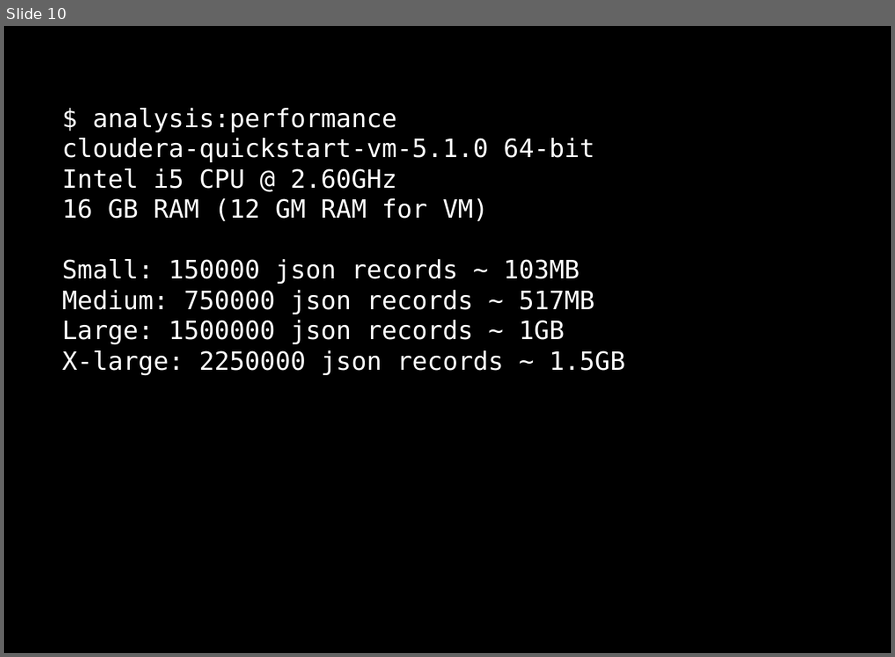
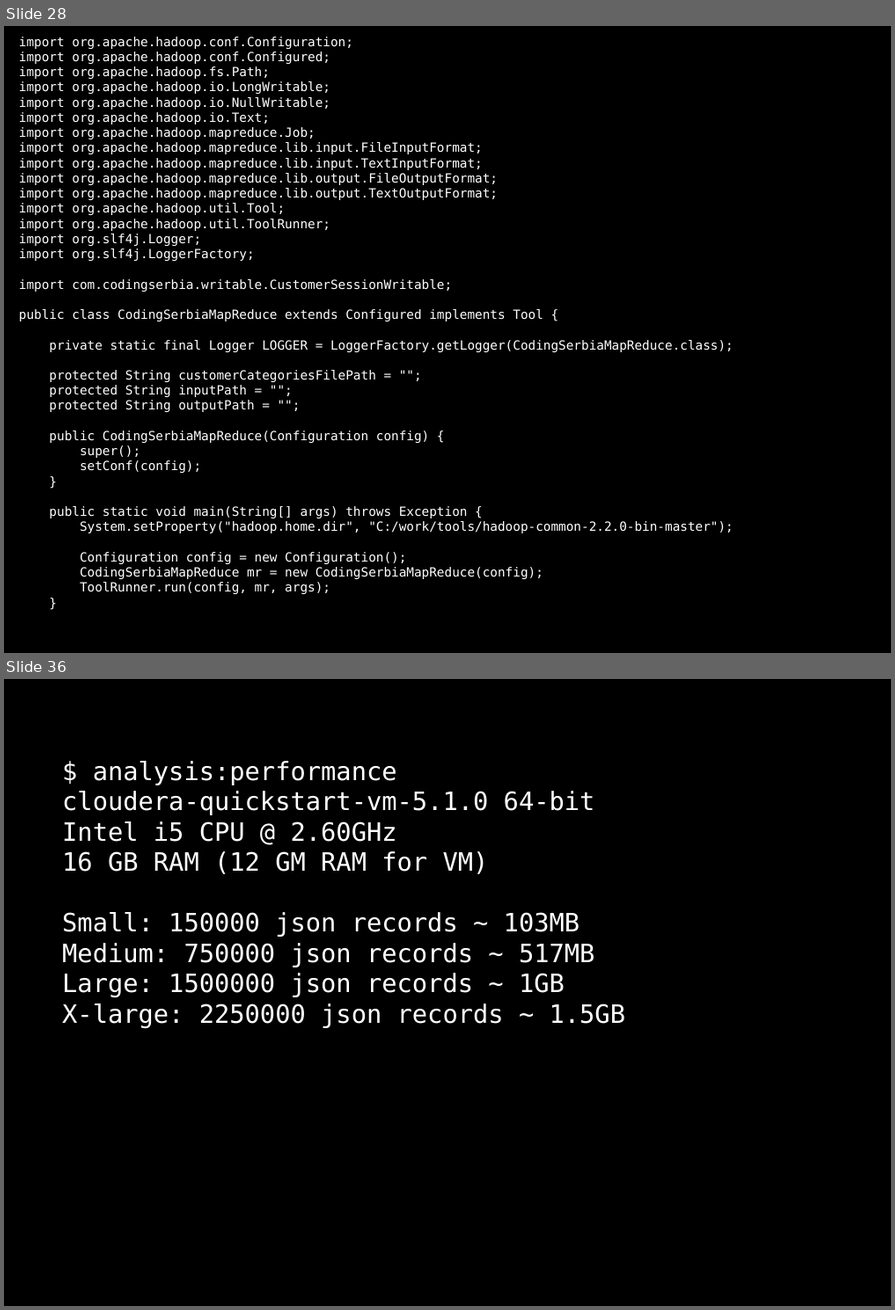
Before and after one commit to dzamurovic/coding-serbia-2014, a slide deck: coding-serbia.pptx. Shown one above the other, each under a label of ours: slide 10 before the commit, slides 28 and 36 after it; the slides between them are not shown. The pictures are 895x657 and 895x1310 pixels, drawn with LibreOffice and Linux fonts; fonts in the diff are those of the drawing. Boxes give left, top, right and bottom in pixels: in the first picture for what was removed or moved away, otherwise in the second. Text is boxed around its words. In the diff, an @@ line names an element or a change of style, - is before the commit and + after.

```diff
--- a/coding-serbia.pptx
+++ b/coding-serbia.pptx
@@ slide 28 added at [4,26,891,653], background #000000 @@
@@ rectangle added at [4,26,891,624], fill #000000, outline #000000 2 pt, 12 pt, text #FFFFFF @@
+package com.codingserbia;
+import org.apache.hadoop.conf.Configuration;
+import org.apache.hadoop.conf.Configured;
+import org.apache.hadoop.fs.Path;
+import org.apache.hadoop.io.LongWritable;
+import org.apache.hadoop.io.NullWritable;
+import org.apache.hadoop.io.Text;
+import org.apache.hadoop.mapreduce.Job;
+import org.apache.hadoop.mapreduce.lib.input.FileInputFormat;
+import org.apache.hadoop.mapreduce.lib.input.TextInputFormat;
+import org.apache.hadoop.mapreduce.lib.output.FileOutputFormat;
+import org.apache.hadoop.mapreduce.lib.output.TextOutputFormat;
+import org.apache.hadoop.util.Tool;
+import org.apache.hadoop.util.ToolRunner;
+import org.slf4j.Logger;
+import org.slf4j.LoggerFactory;
+import com.codingserbia.writable.CustomerSessionWritable;
+public class CodingSerbiaMapReduce extends Configured implements Tool {
+private static final Logger LOGGER = LoggerFactory.getLogger(CodingSerbiaMapReduce.class);
+protected String customerCategoriesFilePath = "";
+protected String inputPath = "";
+protected String outputPath = "";
+public CodingSerbiaMapReduce(Configuration config) {
+super();
+setConf(config);
+}
+public static void main(String[] args) throws Exception {
+System.setProperty("hadoop.home.dir", "C:/work/tools/hadoop-common-2.2.0-bin-master");
+Configuration config = new Configuration();
+CodingSerbiaMapReduce mr = new CodingSerbiaMapReduce(config);
+ToolRunner.run(config, mr, args);
+}
@@ what was slide 10 is now slide 36 @@
```
Also in this commit, not shown: 4 slides changed, 28 other slides added, 1 other file.
